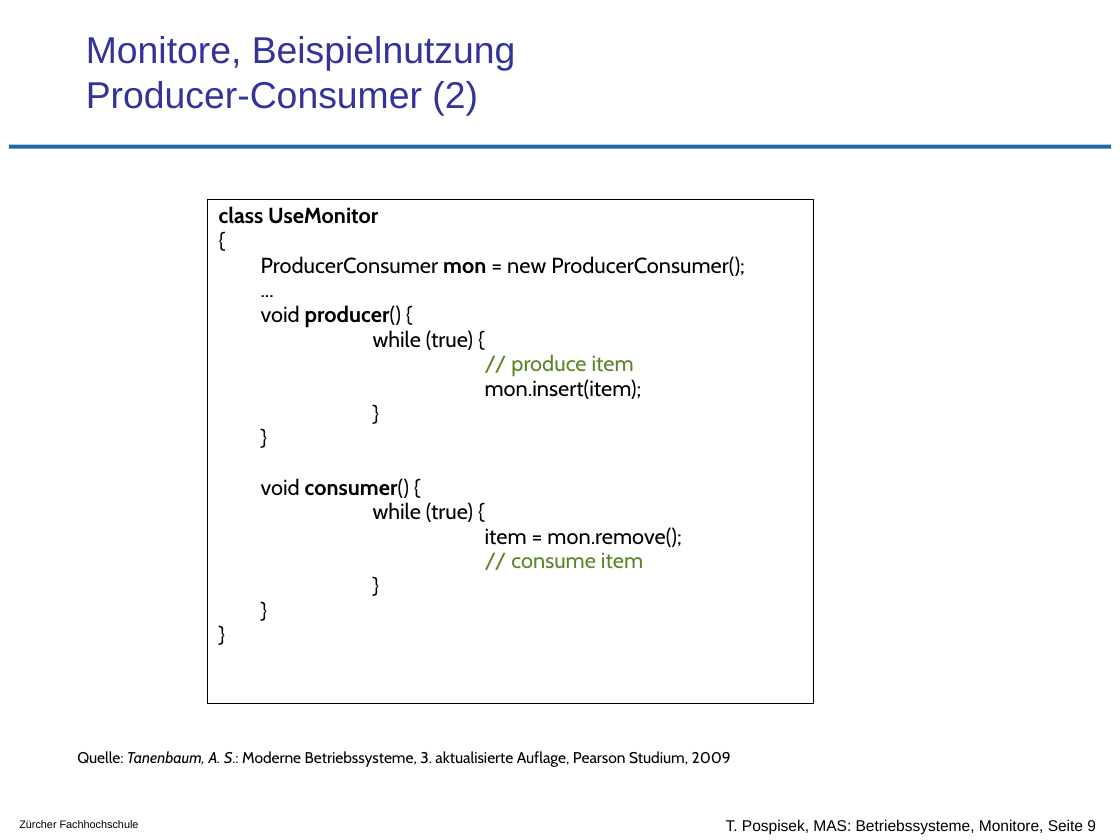
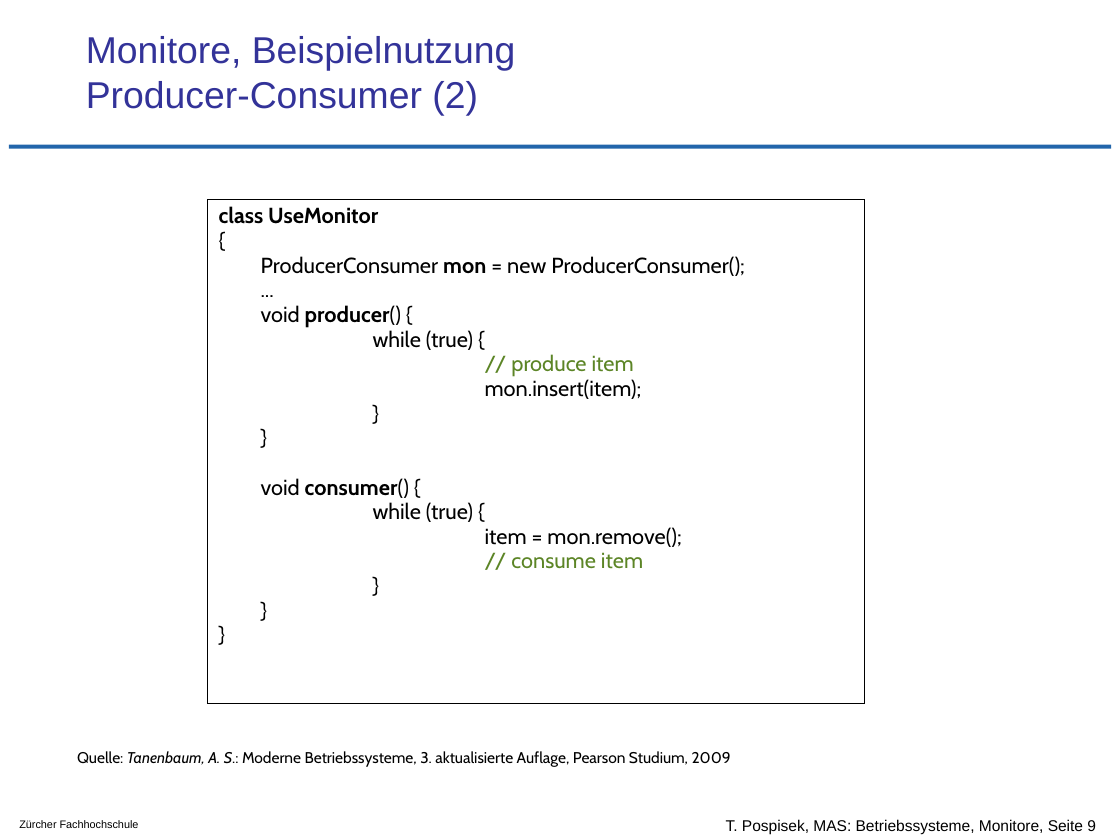
Before and after one commit to tpo/betriebssysteme, a slide deck: slide 9 of 08_Koordination_und_Synchronisation_Monitore.odp. Drawn at 1120x840 pixels with LibreOffice and Linux fonts; fonts in the diff are those of the drawing; background and template pictures are left out. Boxes give left, top, right and bottom in pixels: in the first picture for what was removed or moved away, otherwise in the second. Text is boxed around its words. In the diff, an @@ line names an element or a change of style, - is before the commit and + after.

```diff
--- a/08_Koordination_und_Synchronisation_Monitore.odp
+++ b/08_Koordination_und_Synchronisation_Monitore.odp
@@ text "class UseMonitor": place and size @@
-text "class UseMonitor" at bbox=[207, 199, 814, 703]
+text "class UseMonitor" at bbox=[207, 199, 865, 703]
```
Also in this commit, not shown: 12 other slides changed, 1 other file.
